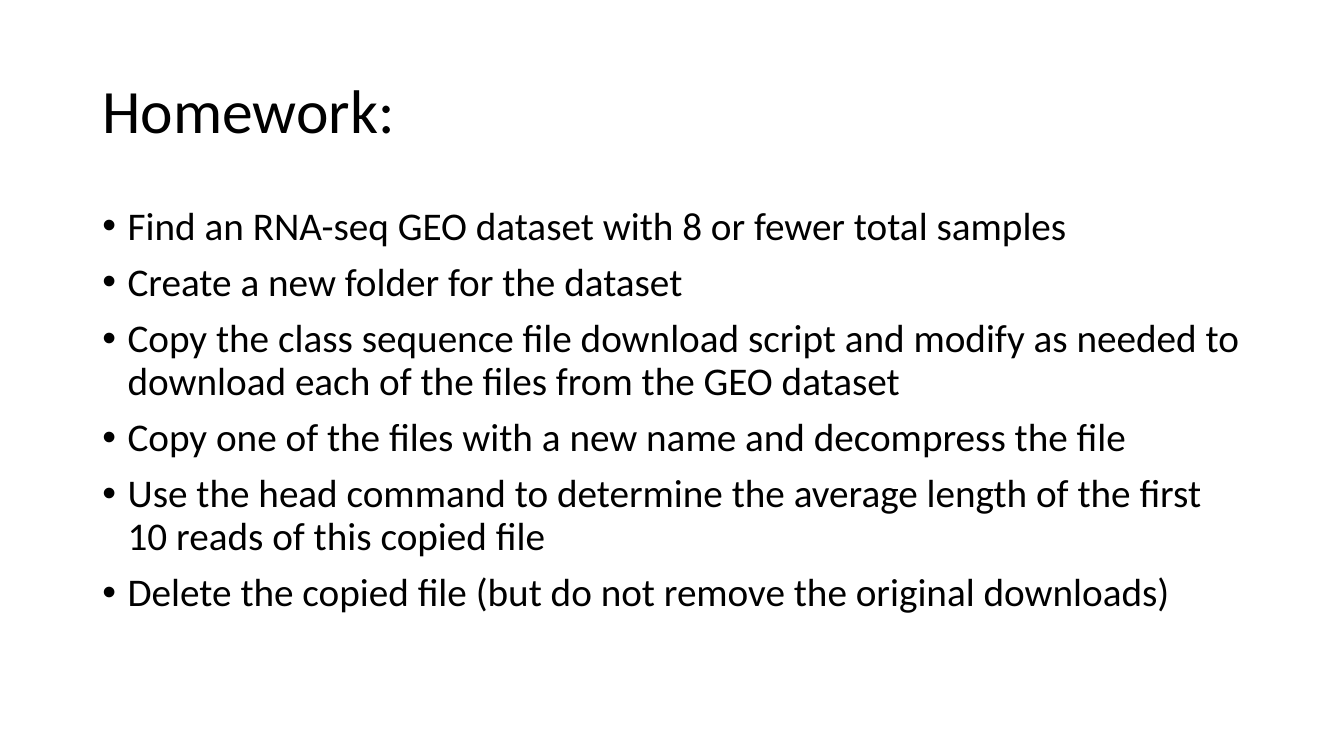
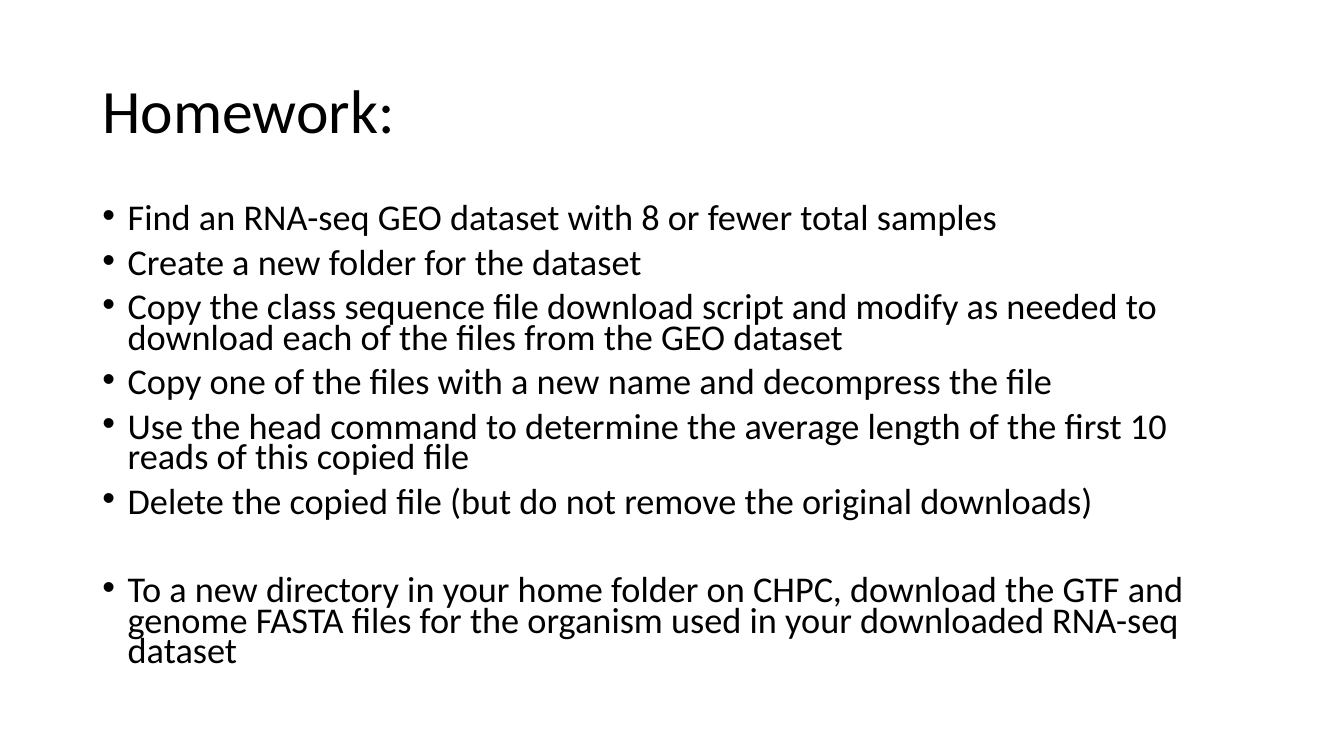
Before and after one commit to j-berg/bioinformatics-bootcamp, a slide deck: slide 20 of class_2_1/class_2_1.pptx. Drawn at 1344x756 pixels with LibreOffice and Linux fonts; fonts in the diff are those of the drawing. Boxes give left, top, right and bottom in pixels: in the first picture for what was removed or moved away, otherwise in the second. Text is boxed around its words. In the diff, an @@ line names an element or a change of style, - is before the commit and + after.

```diff
--- a/class_2_1/class_2_1.pptx
+++ b/class_2_1/class_2_1.pptx
@@ text at [128,204,1167,521]: size 28 to 25.9 pt in "Find an RNA-seq GEO dataset with 8 ...", "Create a new folder for the dataset", "Copy the class sequence file download script ...", "Copy one of the files with a ..." and 2 more places; line spacing 0.9 to 0.7 @@
@@ text at [128,576,1183,664]: paragraph added @@
+• To a new directory in your home folder on CHPC, download the GTF and genome FASTA files for the organism used in your downloaded RNA-seq dataset
```
Also in this commit, not shown: 1 other slide changed, 6 other files.
